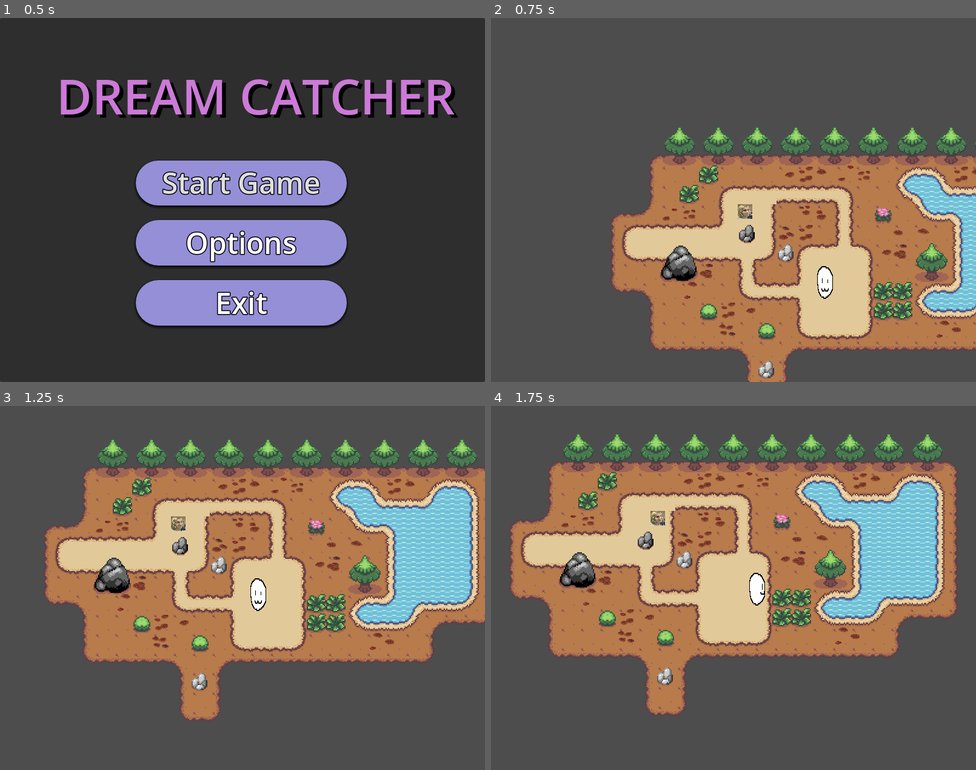
Above: before the commit, frames 1-4 (two rows, left to right).
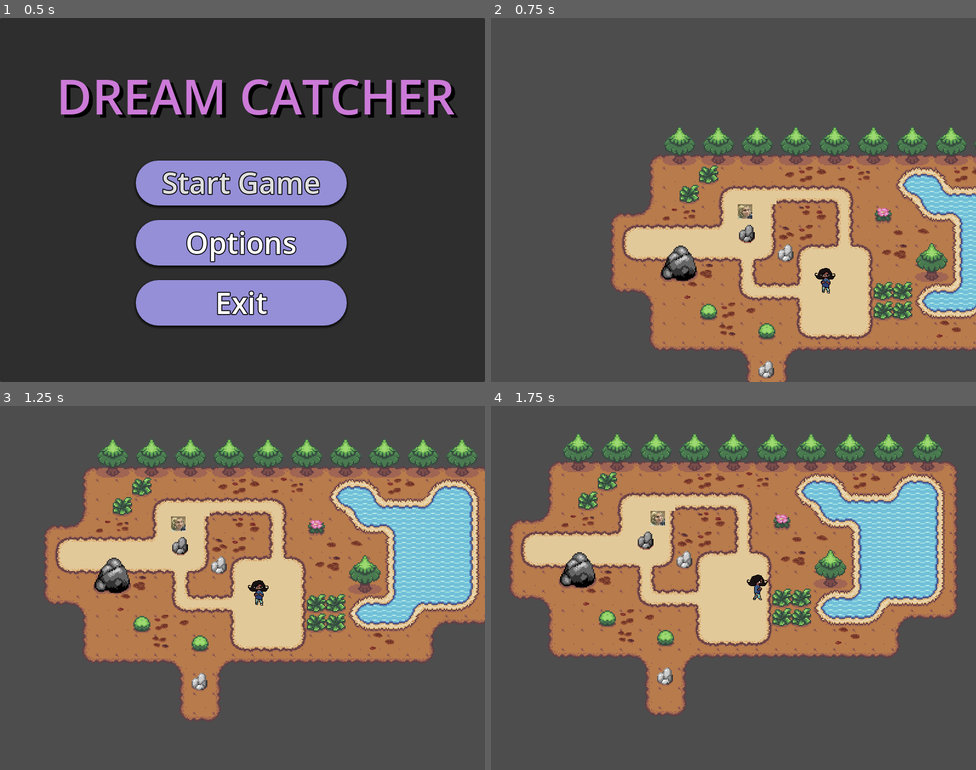
Above: after the commit, the same moments.

Repository: RubeculaBee/dream-catcher
Game: Godot game, scene res://Scenes/game.tscn
Two runs of this game, one before a commit and one after it. Both use one fixed random seed, a clock stepped at 60 frames per second and the inputs below.
Inputs (mouse positions are in pixels of both pictures, inside the frame that each line leads up to):
- Up to frame 1 (0.5 s): no input
- Up to frame 2 (0.75 s): click "Start Game" at 0.5 s
- Up to frame 3 (1.25 s): no input
- Up to frame 4 (1.75 s): move the mouse to (840, 569) at 1.27 s; hold Right (right) from 1.28 s (still down); click (840, 569) at 1.35 s

Frame 1 is identical in both runs. In frame 2, 0.2% of the frame differs, in the area x 66-71%, y 68-78%; in frame 3, 0.2%; in frame 4, 0.2%, in the area x 52-57%, y 45-55%.

Commit message:
added compelte walkign animation

Diff:
--- /dev/null
+++ b/Resources/SpriteFrames/muse-overworld.tres
@@ -0,0 +1,117 @@
+[gd_resource type="SpriteFrames" format=3 uid="uid://cs4sr2olxrhrj"]
+
+[ext_resource type="Texture2D" uid="uid://bvdluoq0862ls" path="res://Resources/Images/characters/muse/muse_front_standing.png" id="1_xb7ko"]
+[ext_resource type="Texture2D" uid="uid://brx4yrt8srtty" path="res://Resources/Images/characters/muse/muse_front_Lleg.png" id="2_tdwc0"]
+[ext_resource type="Texture2D" uid="uid://d1lt1op8m318b" path="res://Resources/Images/characters/muse/muse_front_Rleg.png.png" id="3_40ggl"]
+[ext_resource type="Texture2D" uid="uid://ban4w8tmawo7" path="res://Resources/Images/characters/muse/muse_left_standing.png" id="4_3h4uu"]
+[ext_resource type="Texture2D" uid="uid://b21c5glgse7lp" path="res://Resources/Images/characters/muse/muse_left_Lleg.png" id="5_cw5sn"]
+[ext_resource type="Texture2D" uid="uid://bm08bn0x6f2ue" path="res://Resources/Images/characters/muse/muse_left_Rleg.png" id="6_n1qvc"]
+[ext_resource type="Texture2D" uid="uid://cjm4sgincwfbg" path="res://Resources/Images/characters/muse/muse_right_standing.png" id="7_6rmy1"]
+[ext_resource type="Texture2D" uid="uid://ff4wkyv7d841" path="res://Resources/Images/characters/muse/muse_right_Lleg.png" id="8_x1wpm"]
+[ext_resource type="Texture2D" uid="uid://cbfmnf6mbpy6r" path="res://Resources/Images/characters/muse/muse_right_Rleg.png" id="9_483vu"]
+[ext_resource type="Texture2D" uid="uid://b5lacko7sw8yw" path="res://Resources/Images/characters/muse/muse_back_standing.png" id="10_coyeq"]
+[ext_resource type="Texture2D" uid="uid://i515s1nl14o1" path="res://Resources/Images/characters/muse/muse_back_Lleg.png" id="11_rd4wk"]
+[ext_resource type="Texture2D" uid="uid://b8wfw7exv0hae" path="res://Resources/Images/characters/muse/muse_back_Rleg.png" id="12_d77e8"]
+
+[resource]
+animations = [{
+"frames": [{
+"duration": 1.0,
+"texture": ExtResource("1_xb7ko")
+}],
+"loop": true,
+"name": &"down_still",
+"speed": 5.0
+}, {
+"frames": [{
+"duration": 1.0,
+"texture": ExtResource("2_tdwc0")
+}, {
+"duration": 1.0,
+"texture": ExtResource("1_xb7ko")
+}, {
+"duration": 1.0,
+"texture": ExtResource("3_40ggl")
+}, {
+"duration": 1.0,
+"texture": ExtResource("1_xb7ko")
+}],
+"loop": true,
+"name": &"down_walk",
+"speed": 5.0
+}, {
+"frames": [{
+"duration": 1.0,
+"texture": ExtResource("4_3h4uu")
+}],
+"loop": true,
+"name": &"left_still",
+"speed": 5.0
+}, {
+"frames": [{
+"duration": 1.0,
+"texture": ExtResource("5_cw5sn")
+}, {
+"duration": 1.0,
+"texture": ExtResource("4_3h4uu")
+}, {
+"duration": 1.0,
+"texture": ExtResource("6_n1qvc")
+}, {
+"duration": 1.0,
+"texture": ExtResource("4_3h4uu")
+}],
+"loop": true,
+"name": &"left_walk",
+"speed": 5.0
+}, {
+"frames": [{
+"duration": 1.0,
+"texture": ExtResource("7_6rmy1")
+}],
+"loop": true,
+"name": &"right_still",
+"speed": 5.0
+}, {
+"frames": [{
+"duration": 1.0,
+"texture": ExtResource("8_x1wpm")
+}, {
+"duration": 1.0,
+"texture": ExtResource("7_6rmy1")
+}, {
+"duration": 1.0,
+"texture": ExtResource("9_483vu")
+}, {
+"duration": 1.0,
+"texture": ExtResource("7_6rmy1")
+}],
+"loop": true,
+"name": &"right_walk",
+"speed": 5.0
+}, {
+"frames": [{
+"duration": 1.0,
+"texture": ExtResource("10_coyeq")
+}],
+"loop": true,
+"name": &"up_still",
+"speed": 5.0
+}, {
+"frames": [{
+"duration": 1.0,
+"texture": ExtResource("11_rd4wk")
+}, {
+"duration": 1.0,
+"texture": ExtResource("10_coyeq")
+}, {
+"duration": 1.0,
+"texture": ExtResource("12_d77e8")
+}, {
+"duration": 1.0,
+"texture": ExtResource("10_coyeq")
+}],
+"loop": true,
+"name": &"up_walk",
+"speed": 5.0
+}]
--- a/Resources/SpriteFrames/muse-placeholder.tres
+++ /dev/null
@@ -1,41 +0,0 @@
-[gd_resource type="SpriteFrames" format=3 uid="uid://cs4sr2olxrhrj"]
-
-[ext_resource type="Texture2D" uid="uid://xmbpuxkv23lr" path="res://Resources/Images/characters/muse-placeholder/muse-placeholder-down.png" id="1_cfd56"]
-[ext_resource type="Texture2D" uid="uid://dwen2bs3uxhba" path="res://Resources/Images/characters/muse-placeholder/muse-placeholder-left.png" id="2_ro4qj"]
-[ext_resource type="Texture2D" uid="uid://b6ly3lfqi2r2t" path="res://Resources/Images/characters/muse-placeholder/muse-placeholder-right.png" id="3_7b1v3"]
-[ext_resource type="Texture2D" uid="uid://csting1lvgk1p" path="res://Resources/Images/characters/muse-placeholder/muse-placeholder-up.png" id="4_m2qtw"]
-
-[resource]
-animations = [{
-"frames": [{
-"duration": 1.0,
-"texture": ExtResource("1_cfd56")
-}],
-"loop": true,
-"name": &"down",
-"speed": 5.0
-}, {
-"frames": [{
-"duration": 1.0,
-"texture": ExtResource("2_ro4qj")
-}],
-"loop": true,
-"name": &"left",
-"speed": 5.0
-}, {
-"frames": [{
-"duration": 1.0,
-"texture": ExtResource("3_7b1v3")
-}],
-"loop": true,
-"name": &"right",
-"speed": 5.0
-}, {
-"frames": [{
-"duration": 1.0,
-"texture": ExtResource("4_m2qtw")
-}],
-"loop": true,
-"name": &"up",
-"speed": 5.0
-}]
--- a/Scenes/Gameobjects/player.tscn
+++ b/Scenes/Gameobjects/player.tscn
@@ -1,26 +1,25 @@
-[gd_scene load_steps=4 format=3 uid="uid://dlq43ddhy23hu"]
+[gd_scene format=3 uid="uid://6tk7qbbanyy2"]
 
-[ext_resource type="SpriteFrames" uid="uid://cs4sr2olxrhrj" path="res://Resources/SpriteFrames/muse-placeholder.tres" id="1_ei5lw"]
+[ext_resource type="SpriteFrames" uid="uid://cs4sr2olxrhrj" path="res://Resources/SpriteFrames/muse-overworld.tres" id="1_ei5lw"]
 [ext_resource type="Script" uid="uid://chyesgvfxjlxj" path="res://Scripts/player.gd" id="1_tyf51"]
 
 [sub_resource type="RectangleShape2D" id="RectangleShape2D_tyf51"]
 size = Vector2(30, 30)
 
-[node name="Player" type="Node2D"]
+[node name="Player" type="Node2D" unique_id=1066303769]
 z_index = 1
 texture_filter = 1
 script = ExtResource("1_tyf51")
 
-[node name="AnimatedSprite2D" type="AnimatedSprite2D" parent="."]
-position = Vector2(16, 0)
-scale = Vector2(1, 2)
+[node name="AnimatedSprite2D" type="AnimatedSprite2D" parent="." unique_id=1594891550]
+position = Vector2(16, -12)
 sprite_frames = ExtResource("1_ei5lw")
-animation = &"down"
+animation = &"down_walk"
 
-[node name="PlayerCollision" type="Area2D" parent="."]
+[node name="PlayerCollision" type="Area2D" parent="." unique_id=1974810352]
 
-[node name="CollisionShape2D" type="CollisionShape2D" parent="PlayerCollision"]
+[node name="CollisionShape2D" type="CollisionShape2D" parent="PlayerCollision" unique_id=306708030]
 position = Vector2(16, 16)
 shape = SubResource("RectangleShape2D_tyf51")
 
-[node name="RemoteTransform2D" type="RemoteTransform2D" parent="."]
+[node name="RemoteTransform2D" type="RemoteTransform2D" parent="." unique_id=105964127]
--- a/Scripts/player.gd
+++ b/Scripts/player.gd
@@ -26,7 +26,7 @@
 	if move_direction == Vector2i.ZERO and try_move():
 		# get the intended next tile (dividing by tile_size to get the tilemap coordinates)
 		var next_tile: Vector2i = Vector2i(position) / TILE_SIZE + move_direction
-		sprite.play(look_direction)
+		sprite.play("%s_walk" % look_direction)
 		tried_move.emit(next_tile)
 
 func get_input() -> Vector2i:
@@ -64,4 +64,6 @@
 	tween.tween_callback(func():
 		move_direction = Vector2.ZERO
 		stopped_move.emit()
+		if get_input() == Vector2i.ZERO:
+			sprite.play("%s_still" % look_direction)
 	)
Binary file added: Resources/Images/characters/muse/muse_back_Lleg.png
Not shown, added: Resources/Images/characters/muse/muse_back_Lleg.png.import
Binary file added: Resources/Images/characters/muse/muse_back_Rleg.png
Not shown, added: Resources/Images/characters/muse/muse_back_Rleg.png.import
Binary file added: Resources/Images/characters/muse/muse_back_standing.png
Not shown, added: Resources/Images/characters/muse/muse_back_standing.png.import
Binary file removed: Resources/Images/characters/muse/muse_forward.png
Binary file added: Resources/Images/characters/muse/muse_front_Lleg.png
Not shown, added: Resources/Images/characters/muse/muse_front_Lleg.png.import
Binary file added: Resources/Images/characters/muse/muse_front_Rleg.png.png
Not shown, added: Resources/Images/characters/muse/muse_front_Rleg.png.png.import
Binary file added: Resources/Images/characters/muse/muse_front_standing.png
(and 14 more such lines)
